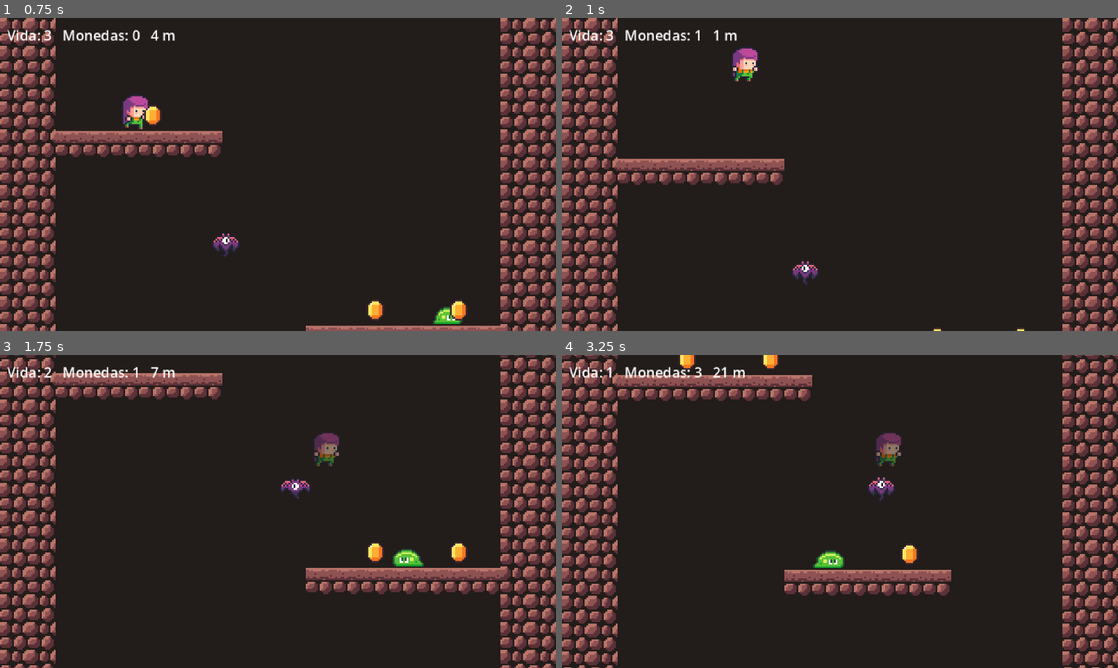
Above: before the commit, frames 1-4 (two rows, left to right).
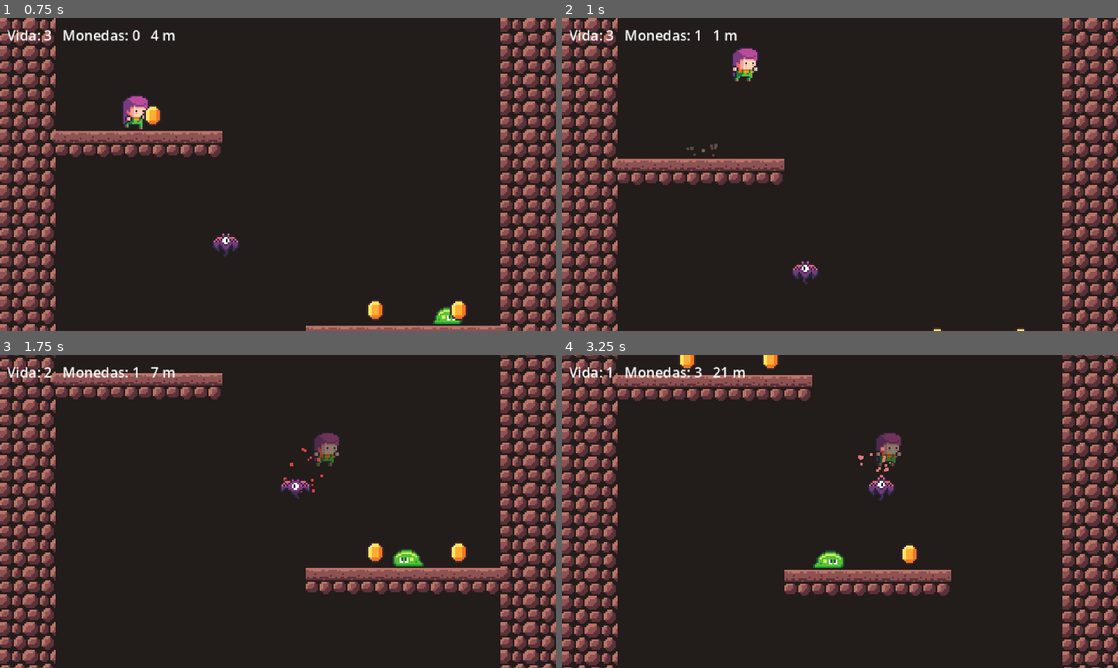
Above: after the commit, the same moments.

Repository: Wolpi066/parcial1-videojuegos2
Game: Godot game, scene res://escenas/nivel.tscn
Same seed, same stepped clock (60 frames per second), same inputs: the game is played once before the commit and once after it.
Inputs:
- Up to frame 1 (0.75 s): hold Right (move_right) from 0.53 s (still down)
- Up to frame 2 (1 s): keep holding Right (move_right); tap Z (jump) at 0.77 s
- Up to frame 3 (1.75 s): keep holding Right (move_right); tap Z (jump) at 1.52 s
- Up to frame 4 (3.25 s): release Right (move_right) at 2.03 s; hold Left (move_left) 2.03-2.78 s; hold Right (move_right) from 2.78 s (still down); tap Z (jump) at 3.02 s

Frame 1 is identical in both runs. In frame 2, less than 0.1% of the frame differs, in the area x 22-28%, y 40-45%; in frame 3, less than 0.1%; in frame 4, less than 0.1%, in the area x 53-60%, y 29-40%.

Commit message:
Particulas

Diff:
--- a/escenas/jugador.tscn
+++ b/escenas/jugador.tscn
@@ -95,6 +95,13 @@
 [sub_resource type="RectangleShape2D" id="RectangleShape2D_dw050"]
 size = Vector2(12, 20)
 
+[sub_resource type="Gradient" id="Gradient_wcsk3"]
+colors = PackedColorArray(0.92, 0.86, 0.8, 0.9, 0.73, 0.46, 0.42, 0)
+
+[sub_resource type="Gradient" id="Gradient_8dtx2"]
+offsets = PackedFloat32Array(0, 0.25, 1)
+colors = PackedColorArray(1, 1, 1, 1, 0.85, 0.2, 0.2, 1, 0.55, 0.1, 0.15, 0)
+
 [node name="Jugador" type="CharacterBody2D" unique_id=960063696]
 script = ExtResource("1_hqtel")
 
@@ -126,3 +133,37 @@
 offset_bottom = 4.0
 theme_override_font_sizes/font_size = 8
 text = "Vida: 3   Monedas: 0"
+
+[node name="ParticulasSalto" type="CPUParticles2D" parent="." unique_id=23433543]
+position = Vector2(0, 10)
+emitting = false
+amount = 10
+lifetime = 0.35
+one_shot = true
+explosiveness = 1.0
+emission_shape = 3
+emission_rect_extents = Vector2(4, 1)
+direction = Vector2(0, -1)
+spread = 90.0
+gravity = Vector2(0, 0)
+initial_velocity_min = 20.0
+initial_velocity_max = 45.0
+damping_min = 60.0
+damping_max = 80.0
+scale_amount_max = 2.0
+color_ramp = SubResource("Gradient_wcsk3")
+
+[node name="ParticulasGolpe" type="CPUParticles2D" parent="." unique_id=586635129]
+position = Vector2(0, -6)
+emitting = false
+amount = 16
+lifetime = 0.5
+one_shot = true
+explosiveness = 1.0
+direction = Vector2(0, -1)
+spread = 180.0
+gravity = Vector2(0, 300)
+initial_velocity_min = 50.0
+initial_velocity_max = 100.0
+scale_amount_max = 2.0
+color_ramp = SubResource("Gradient_8dtx2")
--- a/escenas/puerta.tscn
+++ b/escenas/puerta.tscn
@@ -2,9 +2,14 @@
 
 [ext_resource type="Script" uid="uid://jwb5wh58jfqr" path="res://scripts/puerta.gd" id="1_x51kr"]
 [ext_resource type="Texture2D" uid="uid://dvdaaojabpiou" path="res://sprites/puerta.png" id="2_noj1y"]
+[ext_resource type="Texture2D" uid="uid://clmyabfsf7bvh" path="res://sprites/chispa.png" id="3_d2mpg"]
 
 [sub_resource type="RectangleShape2D" id="RectangleShape2D_estmb"]
 size = Vector2(14, 24)
+
+[sub_resource type="Gradient" id="Gradient_u1spq"]
+offsets = PackedFloat32Array(0, 0.6, 1)
+colors = PackedColorArray(0.996, 0.906, 0.38, 1, 0.976, 0.639, 0.106, 1, 0.976, 0.639, 0.106, 0)
 
 [node name="Puerta" type="Area2D" unique_id=1662959065]
 script = ExtResource("1_x51kr")
@@ -17,4 +22,22 @@
 position = Vector2(0, 4)
 shape = SubResource("RectangleShape2D_estmb")
 
+[node name="Particulas" type="CPUParticles2D" parent="." unique_id=1184310138]
+position = Vector2(0, 2)
+emitting = false
+amount = 30
+texture = ExtResource("3_d2mpg")
+one_shot = true
+explosiveness = 0.85
+emission_shape = 3
+emission_rect_extents = Vector2(8, 12)
+direction = Vector2(0, -1)
+spread = 40.0
+gravity = Vector2(0, 40)
+initial_velocity_min = 25.0
+initial_velocity_max = 60.0
+damping_min = 20.0
+damping_max = 20.0
+color_ramp = SubResource("Gradient_u1spq")
+
 [connection signal="body_entered" from="." to="." method="_on_body_entered"]
--- a/scripts/jugador.gd
+++ b/scripts/jugador.gd
@@ -69,6 +69,7 @@
 	tiempo_coyote = 0
 	tiempo_buffer = 0
 	sonido_salto.play()
+	$ParticulasSalto.emitting = true
 
 
 func animar(direccion):
@@ -91,6 +92,7 @@
 	vida -= 1
 	invulnerable = 1.0
 	velocity.y = -200
+	$ParticulasGolpe.emitting = true
 	if vida <= 0:
 		# si recargo directo tira error, porque esto viene de una señal de fisica
 		get_tree().call_deferred("reload_current_scene")
--- a/scripts/puerta.gd
+++ b/scripts/puerta.gd
@@ -4,4 +4,5 @@
 func _on_body_entered(body: Node2D) -> void:
 	if body is Jugador:
 		$Sprite2D.frame = 1
+		$Particulas.emitting = true
 		body.ganar()
Binary file added: sprites/chispa.png
Not shown, added: sprites/chispa.png.import
